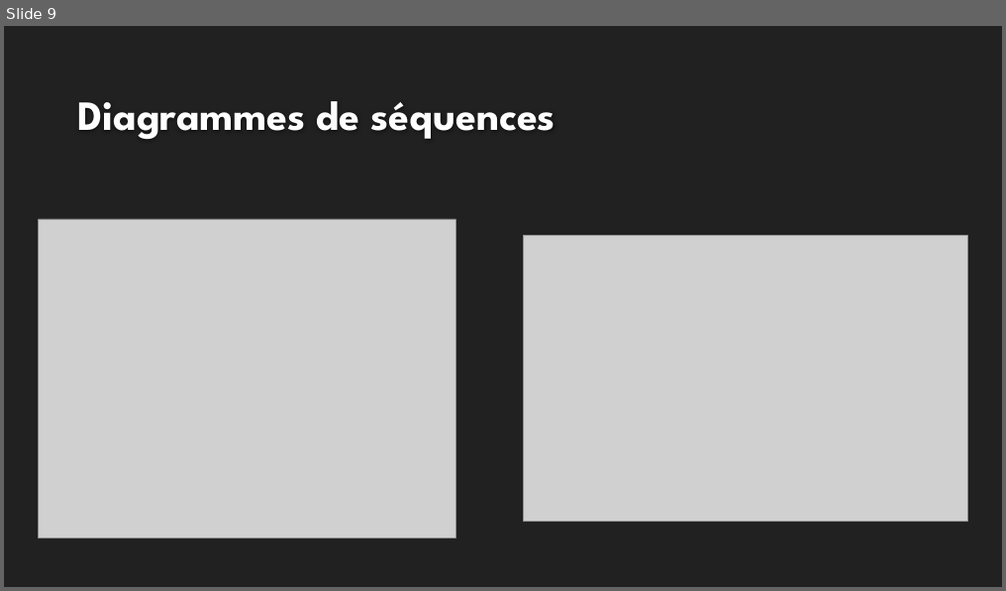
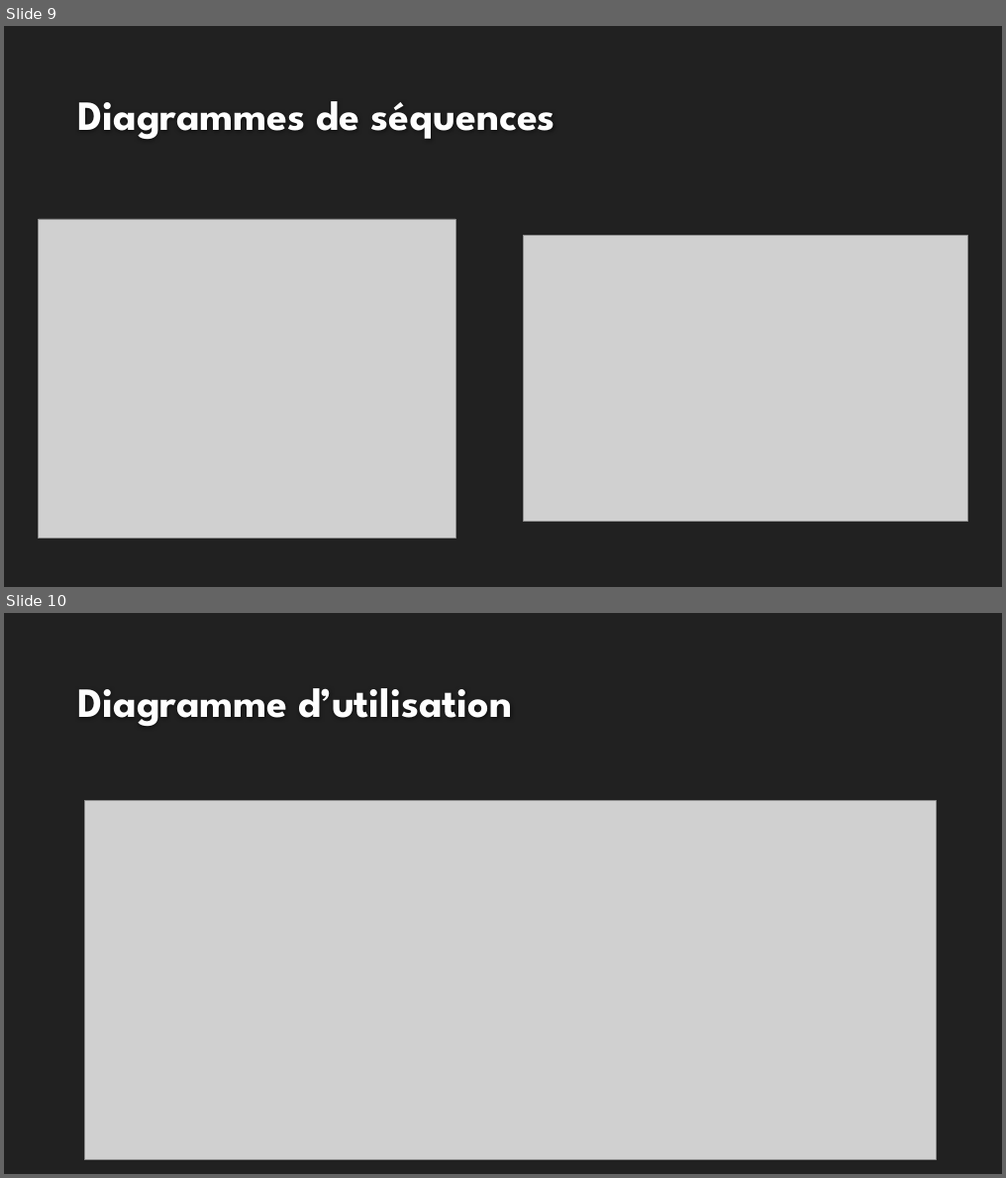
Before and after one commit to MRCThomas/testDeVerinSurBancHydraulique, a slide deck: Analyse/Hugo/Support Revue 0 Hugo.pptx. Shown one above the other, each under a label of ours: slide 9 before the commit, slides 9 and 10 after it. The pictures are 1006x591 and 1006x1178 pixels, drawn with LibreOffice and Linux fonts; fonts in the diff are those of the drawing; grey boxes stand for pictures; background and template pictures are left out. Boxes give left, top, right and bottom in pixels: in the first picture for what was removed or moved away, otherwise in the second. Text is boxed around its words. In the diff, an @@ line names an element or a change of style, - is before the commit and + after.

Commit message:
Support Visuel Hugo pour revue 0
Ajout de diapositive et modification de certain diagramme

```diff
--- a/Analyse/Hugo/Support Revue 0 Hugo.pptx
+++ b/Analyse/Hugo/Support Revue 0 Hugo.pptx
@@ slide 10 added at <box>4,613,1002,1174</box>, background #212121 @@
@@ title added at <box>78,688,513,726</box>, 40 pt, text #FEFEFE, bold @@
+Diagramme d’utilisation
@@ picture added at <box>85,800,936,1160</box> @@
```
Also in this commit, not shown: 1 slide changed, 2 other slides added, 2 slides removed.
